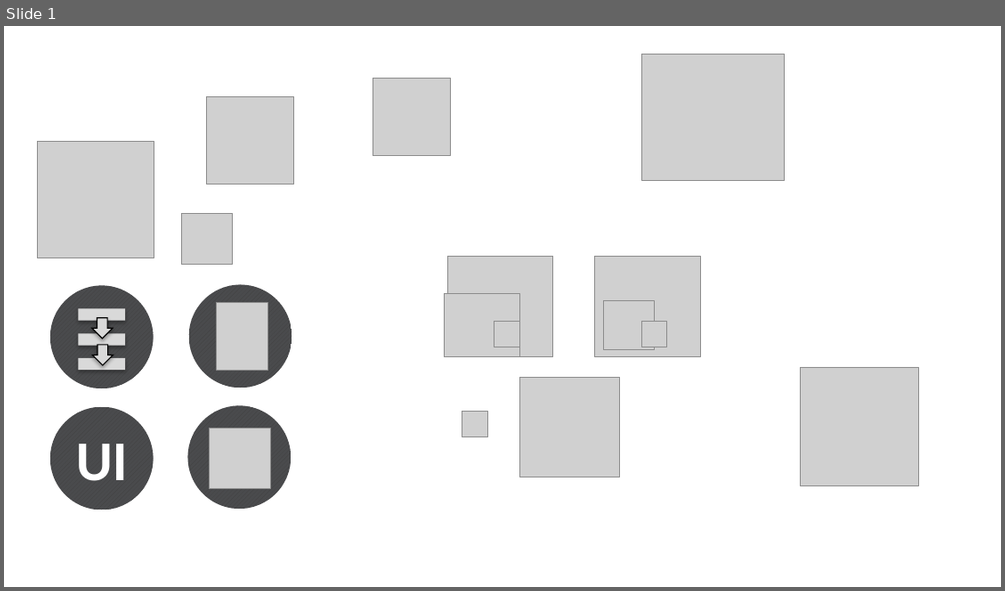
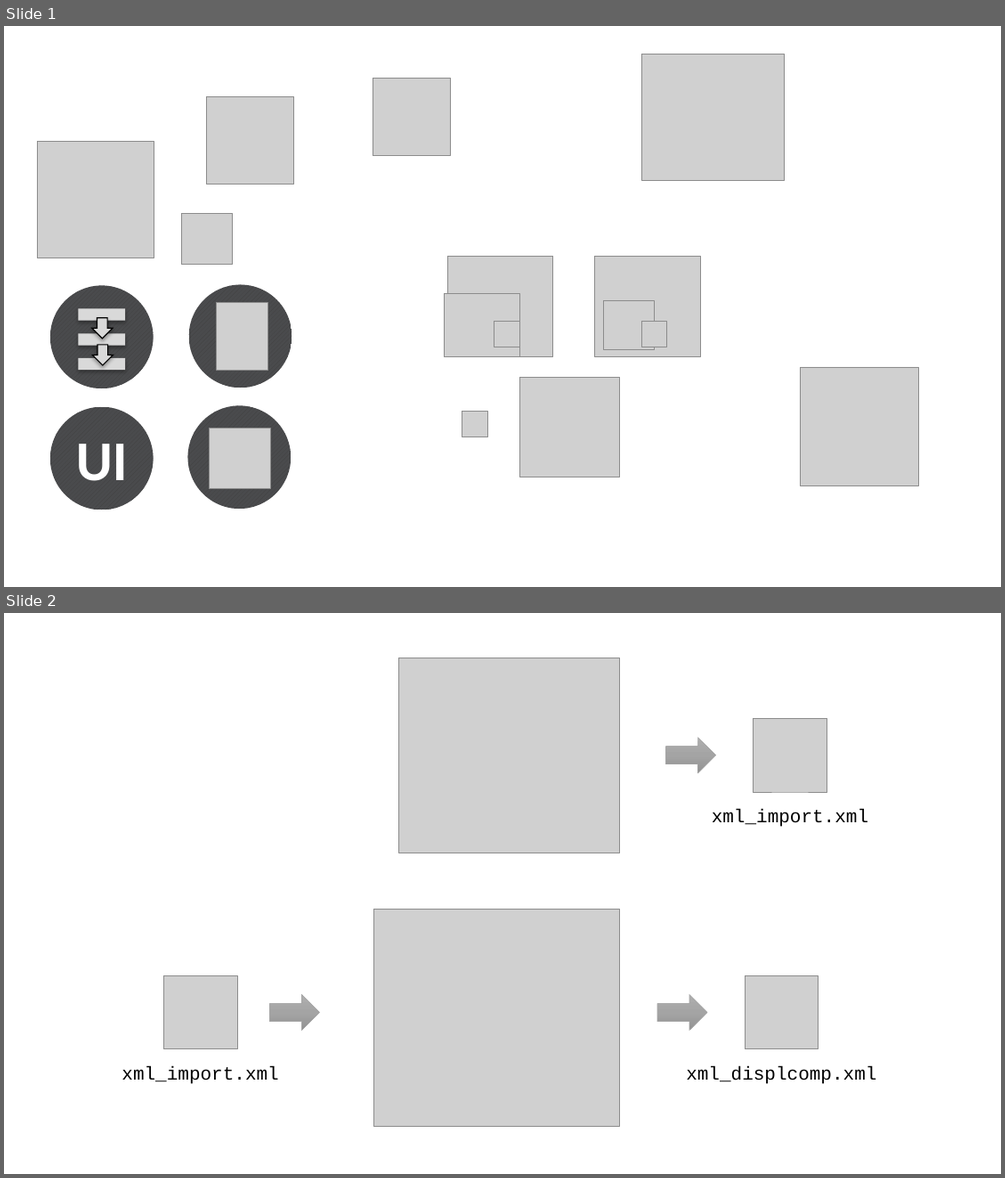
Before and after one commit to abria/TeraStitcher, a slide deck: images/icons.pptx. Shown one above the other, each under a label of ours: slide 1 before the commit, slides 1 and 2 after it. The pictures are 1005x591 and 1005x1178 pixels, drawn with LibreOffice and Linux fonts; fonts in the diff are those of the drawing; grey boxes stand for pictures. Boxes give left, top, right and bottom in pixels: in the first picture for what was removed or moved away, otherwise in the second. Text is boxed around its words. In the diff, an @@ line names an element or a change of style, - is before the commit and + after.

```diff
--- a/images/icons.pptx
+++ b/images/icons.pptx
@@ slide 2 added at (4, 613, 1001, 1174), background #FFFFFF @@
@@ group added at (399, 657, 868, 852): 2 pictures, 1 right arrow, 1 text @@
+xml_import.xml
@@ group added at (121, 909, 876, 1126): 3 pictures, 2 right arrows, 2 texts @@
+xml_import.xml
+xml_displcomp.xml
```
Also in this commit, not shown: 1 other slide added, 1 slide removed, 1 other file.
